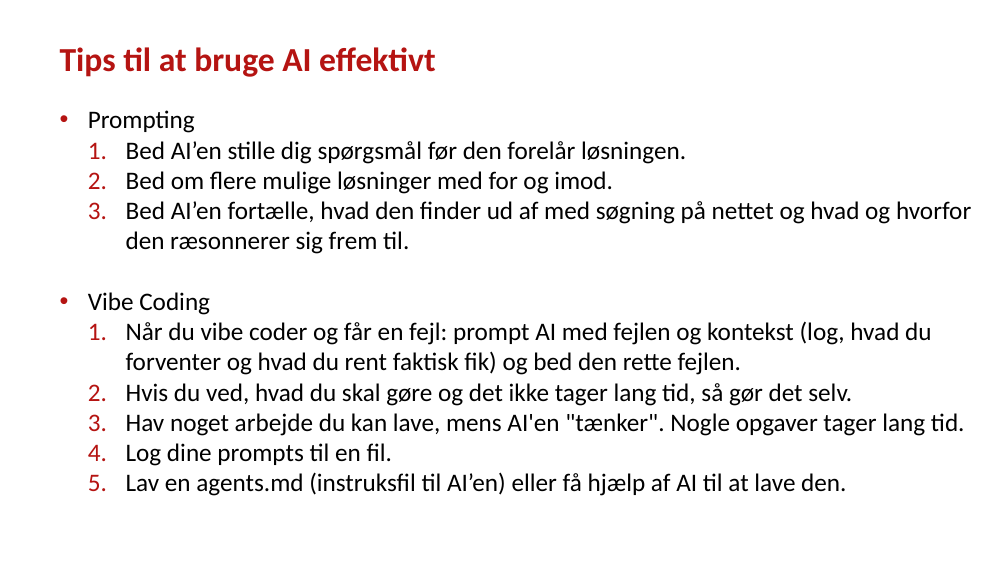
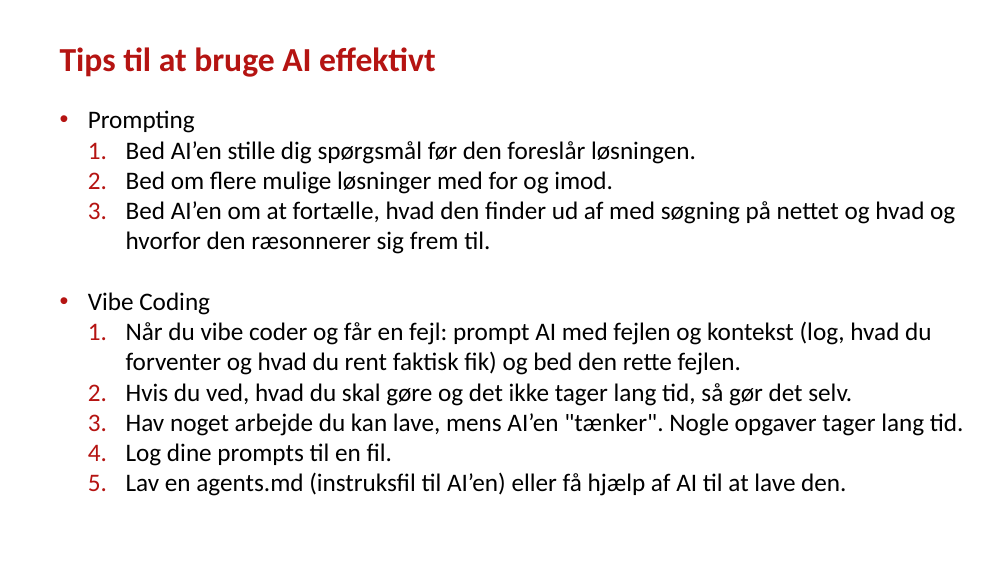
Before and after one commit to steenhulthin/DEK26_Vibe-coding-AI-assisteret-udvikling-og-ArcGIS, a slide deck: slide 18 of Vibe coding og AI-assisteret udvikling af geodata-dashboards - Steen Hulthin Rasmussen - SSI - 14.11.2025.pptx. Drawn at 1008x567 pixels with LibreOffice and Linux fonts; fonts in the diff are those of the drawing; background and template pictures are left out. Boxes give left, top, right and bottom in pixels: in the first picture for what was removed or moved away, otherwise in the second. Text is boxed around its words. In the diff, an @@ line names an element or a change of style, - is before the commit and + after.

```diff
--- a/Vibe coding og AI-assisteret udvikling af geodata-dashboards - Steen Hulthin Rasmussen - SSI - 14.11.2025.pptx
+++ b/Vibe coding og AI-assisteret udvikling af geodata-dashboards - Steen Hulthin Rasmussen - SSI - 14.11.2025.pptx
@@ text at [126,141,696,164]: text changed @@
-  1. Bed AI’en stille dig spørgsmål før den forelår løsningen.
+  1. Bed AI’en stille dig spørgsmål før den foreslår løsningen.
@@ text at [126,201,955,254]: text changed @@
-  3. Bed AI’en fortælle, hvad den finder ud af med søgning på nettet og hvad og hvorfor den ræsonnerer sig frem til.
+  3. Bed AI’en om at fortælle, hvad den finder ud af med søgning på nettet og hvad og hvorfor den ræsonnerer sig frem til.
@@ text at [126,413,964,436]: text changed @@
-  3. Hav noget arbejde du kan lave, mens AI'en "tænker". Nogle opgaver tager lang tid.
+  3. Hav noget arbejde du kan lave, mens AI’en "tænker". Nogle opgaver tager lang tid.
```
Also in this commit, not shown: 9 other slides changed.
